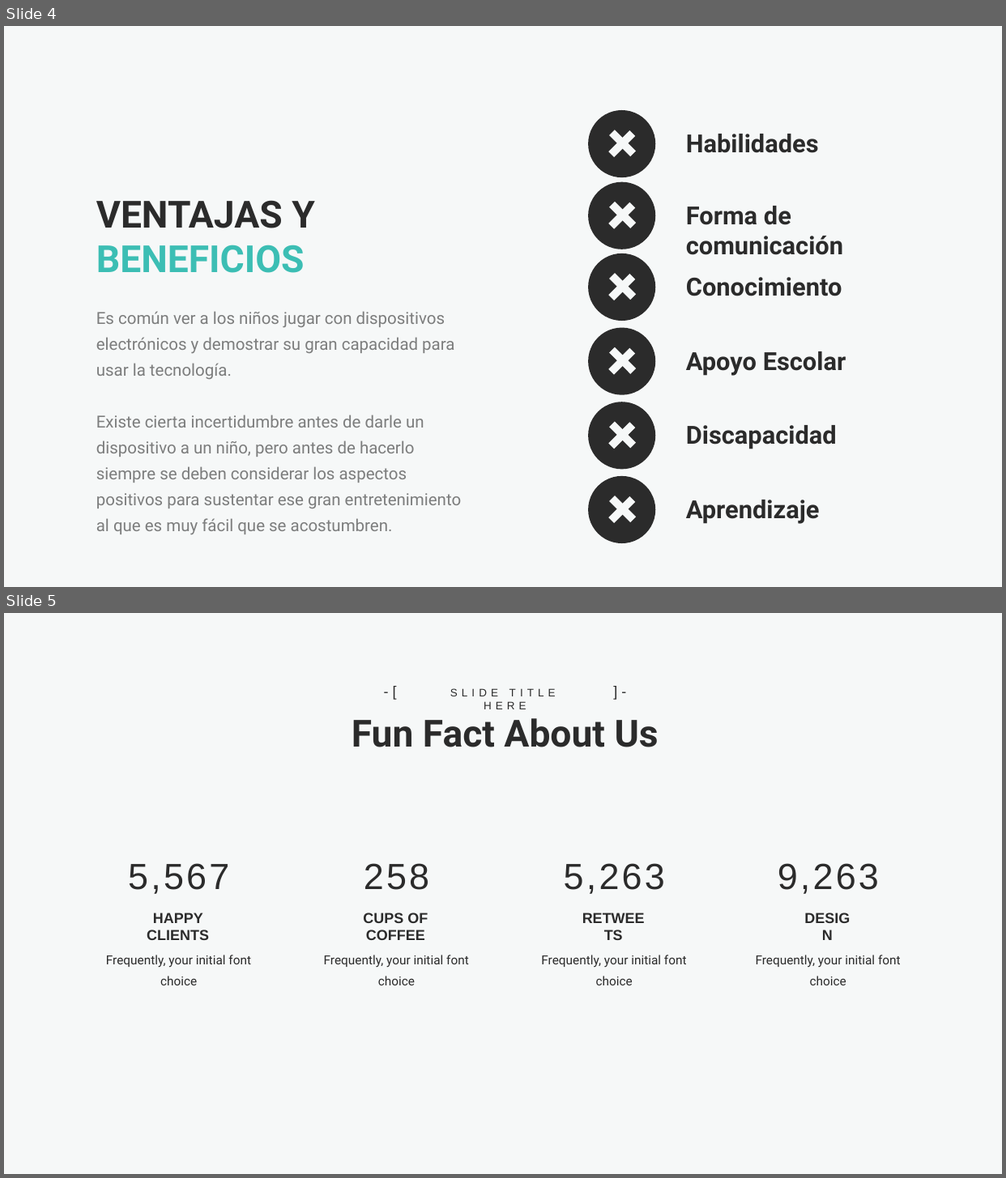
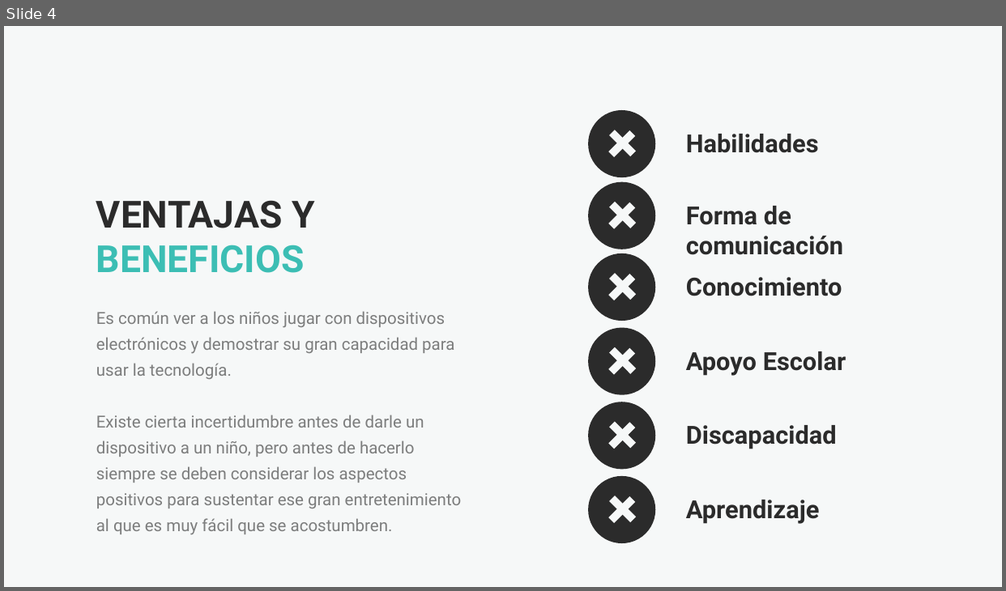
Before and after one commit to Axels20/PruebaDeRTO, a slide deck: Capacitación.pptx. Shown one above the other, each under a label of ours: slides 4 and 5 before the commit, slide 4 after it. The pictures are 1006x1178 and 1006x591 pixels, drawn with LibreOffice and Linux fonts; fonts in the diff are those of the drawing. Boxes give left, top, right and bottom in pixels: in the first picture for what was removed or moved away, otherwise in the second. Text is boxed around its words. In the diff, an @@ line names an element or a change of style, - is before the commit and + after.

```diff
--- a/Capacitación.pptx
+++ b/Capacitación.pptx
@@ slide 5 removed at <box>4,613,1002,1174</box>, background #F6F8F8 @@
@@ group removed at <box>351,679,658,747</box>: 4 texts @@
-Fun Fact About Us
-SLIDE TITLE HERE
--[
-]-
@@ text removed at <box>128,863,229,894</box> @@
-5,567
@@ text removed at <box>364,863,429,890</box> @@
-258
@@ text removed at <box>564,863,665,894</box> @@
-5,263
@@ text removed at <box>778,863,879,894</box> @@
-9,263
@@ text removed at <box>147,913,209,940</box> @@
-HAPPY CLIENTS
@@ text removed at <box>363,913,428,940</box> @@
-CUPS OF COFFEE
@@ text removed at <box>571,914,656,939</box> @@
-RETWEETS
@@ text removed at <box>795,914,860,939</box> @@
-DESIGN
@@ text removed at <box>106,955,251,986</box> @@
-Frequently, your initial font choice
@@ text removed at <box>324,955,469,986</box> @@
-Frequently, your initial font choice
@@ text removed at <box>541,955,687,986</box> @@
-Frequently, your initial font choice
@@ text removed at <box>756,955,901,986</box> @@
-Frequently, your initial font choice
```
Also in this commit, not shown: 2 slides added, 1 other slide removed.
